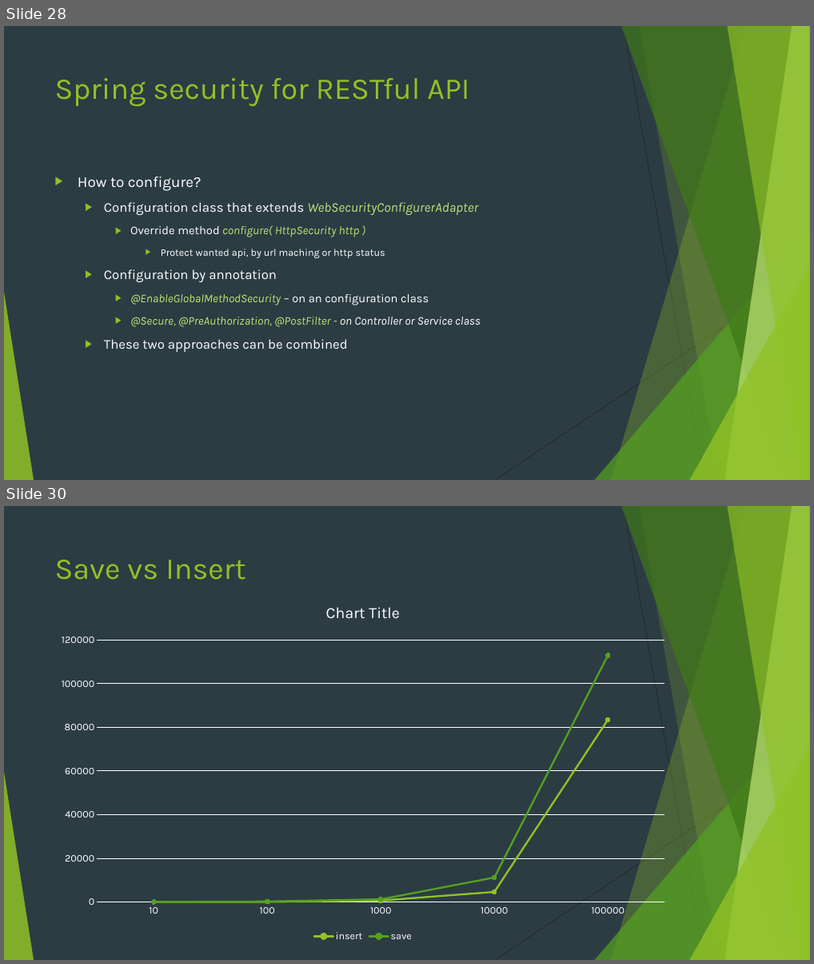
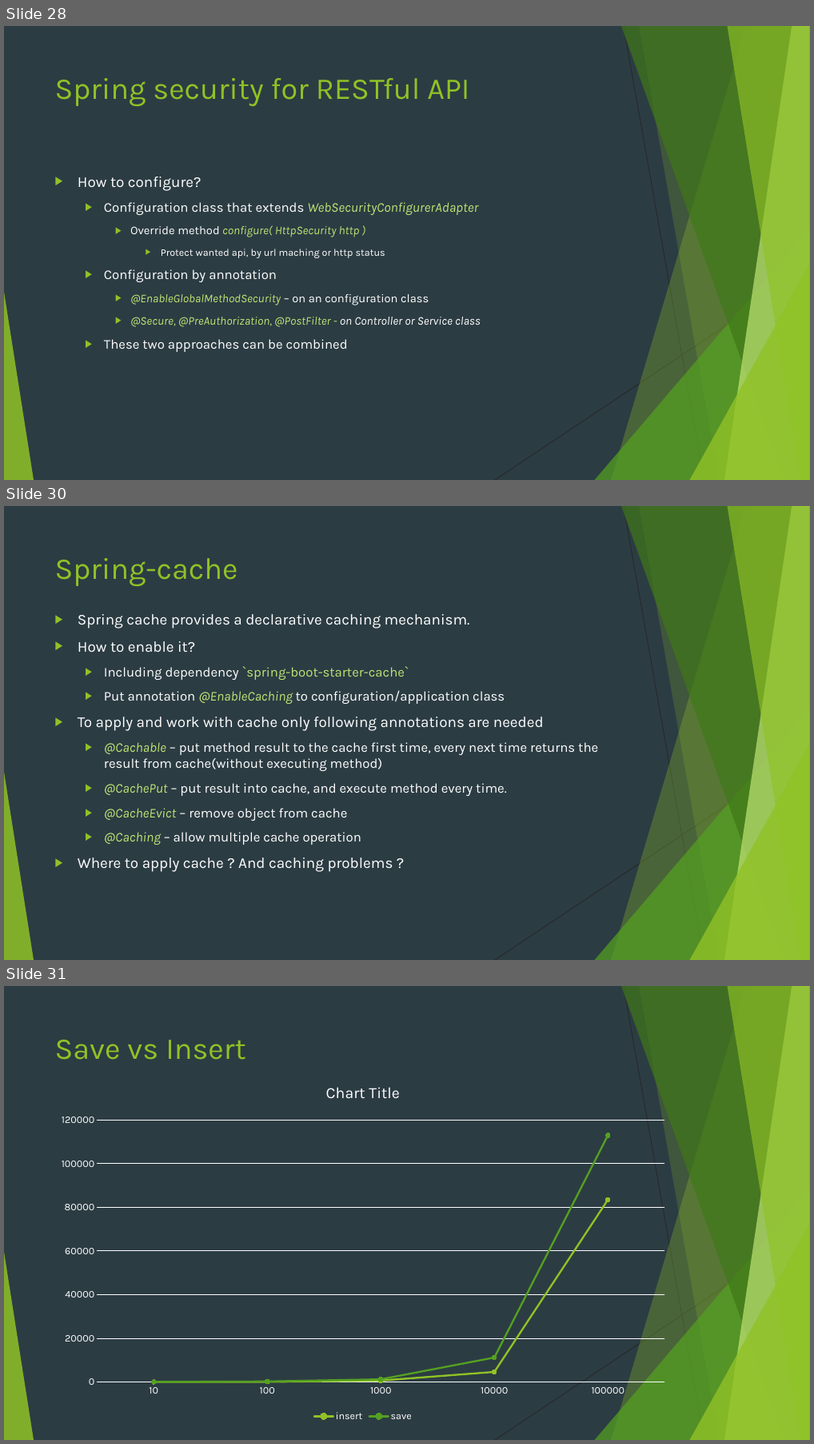
Before and after one commit to markojevtic/spring-boot-workshop, a slide deck: documentation/SpringBoot.pptx. Shown one above the other, each under a label of ours: slides 28 and 30 before the commit, slides 28, 30 and 31 after it; the slides between them are not shown. The pictures are 814x964 and 814x1444 pixels, drawn with LibreOffice and Linux fonts; fonts in the diff are those of the drawing. Boxes give left, top, right and bottom in pixels: in the first picture for what was removed or moved away, otherwise in the second. Text is boxed around its words. In the diff, an @@ line names an element or a change of style, - is before the commit and + after.

Commit message:
Spring cache example with test

```diff
--- a/documentation/SpringBoot.pptx
+++ b/documentation/SpringBoot.pptx
@@ slide 30 added at box(4, 506, 810, 960), background #2C3C43; not listed: 10 template elements that a slide beside it also shows @@
@@ title added at box(55, 558, 238, 586), 36 pt, text #90C226 @@
+Spring-cache
@@ text added at box(78, 614, 598, 872), 16 pt, text #FFFFFF @@
+▶ Spring cache provides a declarative caching mechanism.
+▶ How to enable it?
+  ▶ Including dependency `spring-boot-starter-cache`
+  ▶ Put annotation @EnableCaching to configuration/application class
+▶ To apply and work with cache only following annotations are needed
+  ▶ @Cachable – put method result to the cache first time, every next time returns the result from cache(without executing method)
+  ▶ @CachePut – put result into cache, and execute method every time.
+  ▶ @CacheEvict – remove object from cache
+  ▶ @Caching – allow multiple cache operation
+▶ Where to apply cache ? And caching problems ?
@@ what was slide 30 is now slide 31 @@
```
Also in this commit, not shown: 1 slide changed, 13 other files.
